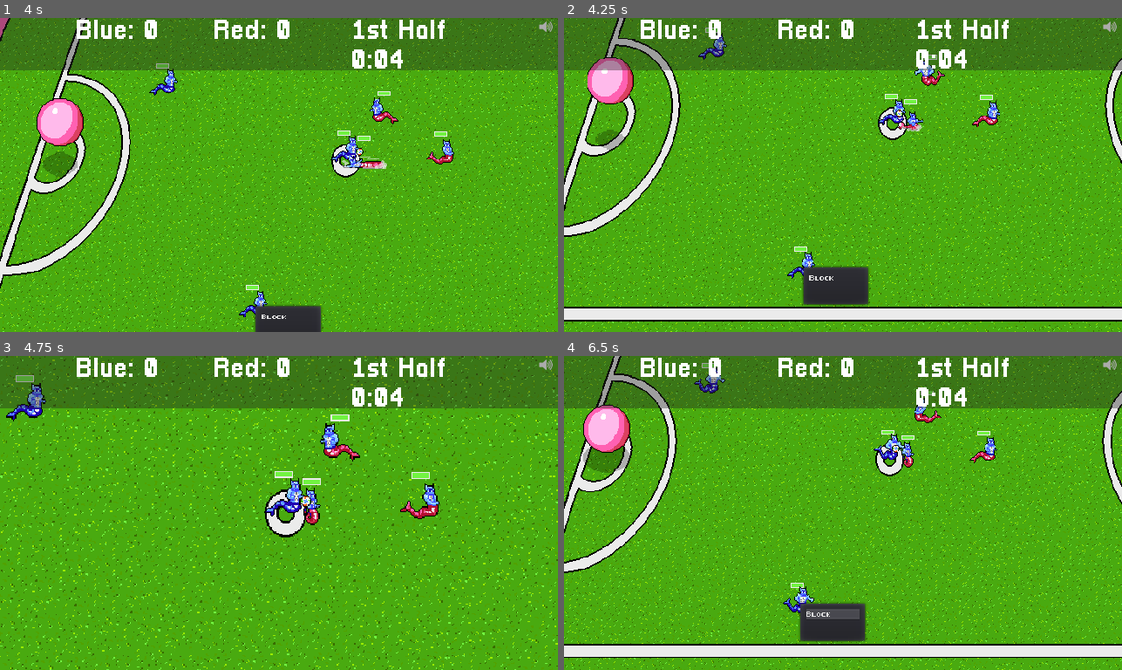
Above: before the commit, frames 1-4 (two rows, left to right).
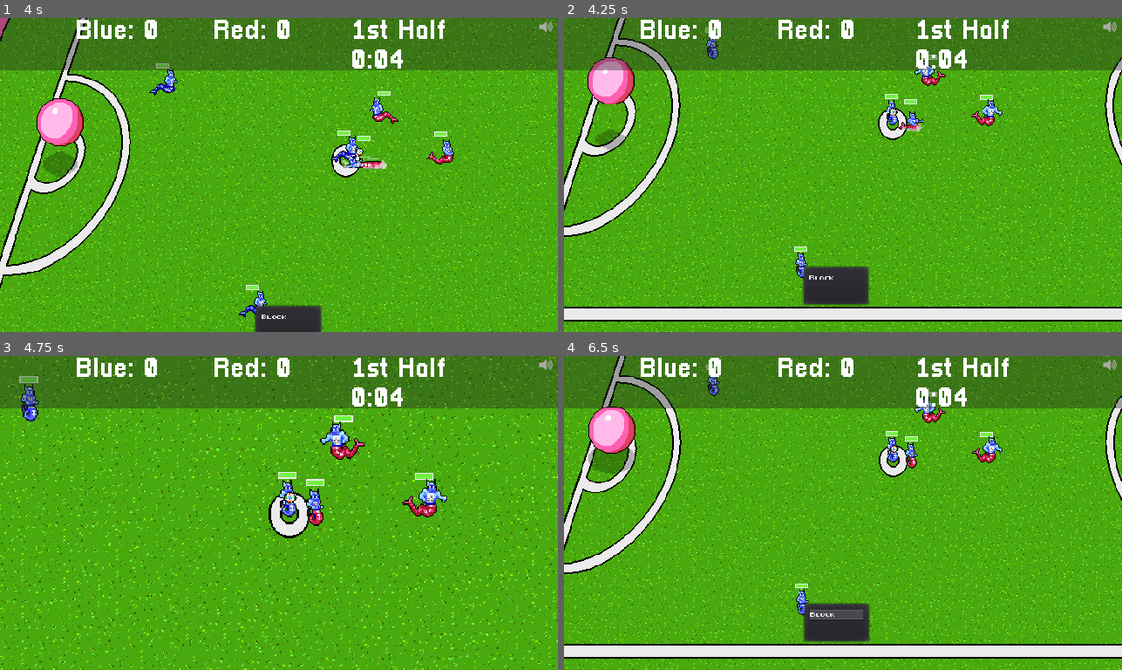
Above: after the commit, the same moments.

Repository: gamkedo-la/Elementaball
Game: Godot game, scene res://Node2D.tscn
Two runs of this game, one before a commit and one after it. Both use one fixed random seed, a clock stepped at 60 frames per second and the inputs below.
Inputs:
- Up to frame 1 (4 s): tap Enter at 0.5 s; hold Up (ui_up) 0.53-2.03 s; tap Q (ui_next_player) at 0.6, 1.55, 2.1, 2.85, 3.8 s; tap Space at 1.25 s; tap T (time_hack) at 1.35 s; hold Left (ui_left) 2.03-3.53 s; hold Down (ui_down) from 3.53 s (still down); hold T (time_hack) from 3.53 s (still down)
- Up to frame 2 (4.25 s): keep holding Down (ui_down); keep holding T (time_hack)
- Up to frame 3 (4.75 s): release Down (ui_down) at 4.28 s; release T (time_hack) at 4.28 s; hold Right (ui_right) from 4.28 s (still down); tap Q (ui_next_player) at 4.35 s
- Up to frame 4 (6.5 s): release Right (ui_right) at 5.03 s; hold Up (ui_up) 5.03-5.78 s; tap Q (ui_next_player) at 5.1, 6.05 s; hold Right (ui_right) from 5.78 s (still down); tap T (time_hack) at 5.85 s

Frame 1 is identical in both runs. In frame 2, 4.8% of the frame differs, in the area x 0-100%, y 0-100%; in frame 3, 14%; in frame 4, 16%.

Commit message:
Fixing player knockout bugs

Diff:
--- a/Field and Equipment/Ball.gd
+++ b/Field and Equipment/Ball.gd
@@ -75,7 +75,10 @@
 	playerInPossession = player
 	if player != null:
 		ballEffects.visible = false
-		lastInPossession = player
+		if player.is_in_group("player_team"):
+			lastInPossession = "player_team"
+		else:
+			lastInPossession = "enemy_team"
 		possessionNode = player.get_node("ThingsToFlip/Position2D")
 		if player in get_tree().get_nodes_in_group("player_team"):
 			dribbling = true
@@ -296,6 +299,7 @@
 	AudioQueen.emit_signal("playSound", menuAbilities[id].sound)
 	attacker = find_attacker("tackle")
 	calc_tackle_damage(menuAbilities[id].type)
+	yield(get_tree(), "idle_frame")
 	selecting = false
 
 func calc_tackle_damage(tackledType):
--- a/Players/AIPlayer.gd
+++ b/Players/AIPlayer.gd
@@ -208,7 +208,7 @@
 
 	if tacklingInProgress and tacklerIsSelf:
 		aniMachine.travel(tackleAnim)
-	elif velocity.length() == 0:
+	elif velocity.length() == 0 or ball.selecting:
 		aniMachine.travel(idleAnim)
 	elif velocity.length() > 0:
 		aniMachine.travel(runningAnim)
@@ -303,7 +303,7 @@
 	if outOfBounds == false:
 		outOfBounds = true
 		var throwInTeam
-		if ball.lastInPossession.is_in_group("player_team"):
+		if ball.lastInPossession == "player_team":
 			throwInTeam = "enemy_team"
 			if self.is_in_group("player_team"):
 				onDefense = true
--- a/Scene Controller.gd
+++ b/Scene Controller.gd
@@ -44,7 +44,7 @@
 func next_player():
 	playerTeam = get_tree().get_nodes_in_group("player_team")
 	playerIndex += 1
-	if playerIndex > 2:
+	if playerIndex > playerTeam.size() - 1:
 		playerIndex = 0
 	emit_signal("controlling", playerTeam[playerIndex])
 
--- a/UI/health_bar.gd
+++ b/UI/health_bar.gd
@@ -22,9 +22,11 @@
 			SceneController.emit_signal("knockout", "blue")
 		else:
 			SceneController.emit_signal("knockout", "red")
+		yield(get_tree(), "idle_frame")
 		if get_parent() == get_node("../../Ball").playerInPossession:
 			SceneController.emit_signal("inPossession", null)
 		if get_parent().controlling:
 			SceneController.next_player()
+
 		get_parent().call_deferred("free")
 	healthbar.value = value
--- a/project.godot
+++ b/project.godot
@@ -79,6 +79,11 @@
 
 [input]
 
+ui_cancel={
+"deadzone": 0.5,
+"events": [ Object(InputEventKey,"resource_local_to_scene":false,"resource_name":"","device":0,"alt":false,"shift":false,"control":false,"meta":false,"command":false,"pressed":false,"scancode":16777217,"unicode":0,"echo":false,"script":null)
+ ]
+}
 ui_left={
 "deadzone": 0.5,
 "events": [ Object(InputEventKey,"resource_local_to_scene":false,"resource_name":"","device":0,"alt":false,"shift":false,"control":false,"meta":false,"command":false,"pressed":false,"scancode":16777231,"unicode":0,"echo":false,"script":null)
